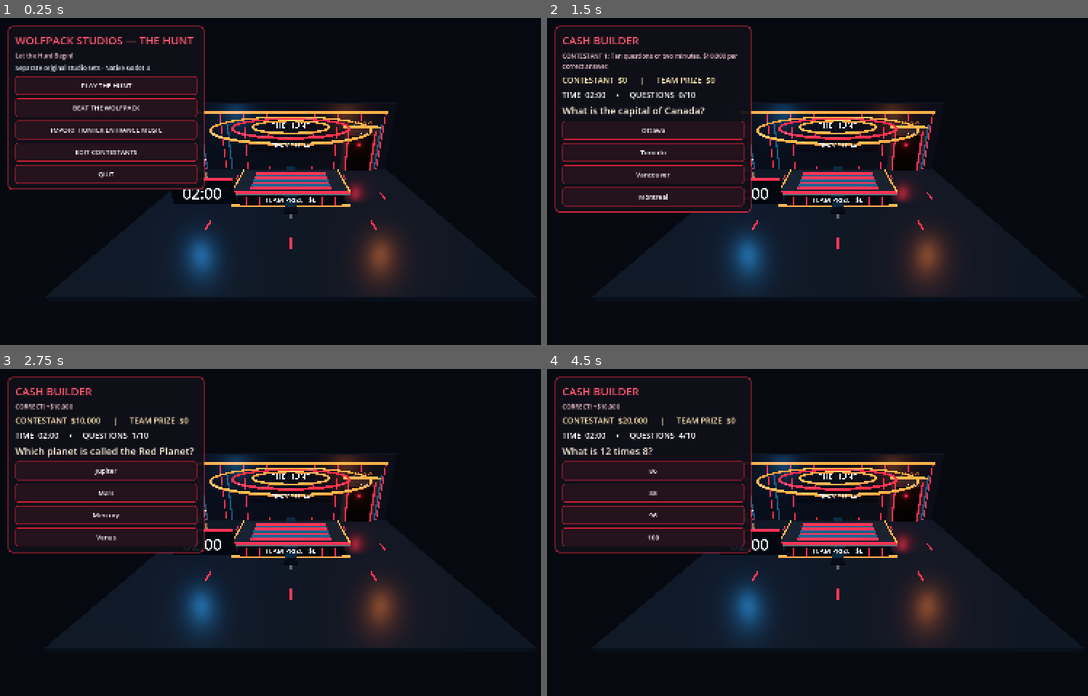
Above: before the commit, frames 1-4 (two rows, left to right).
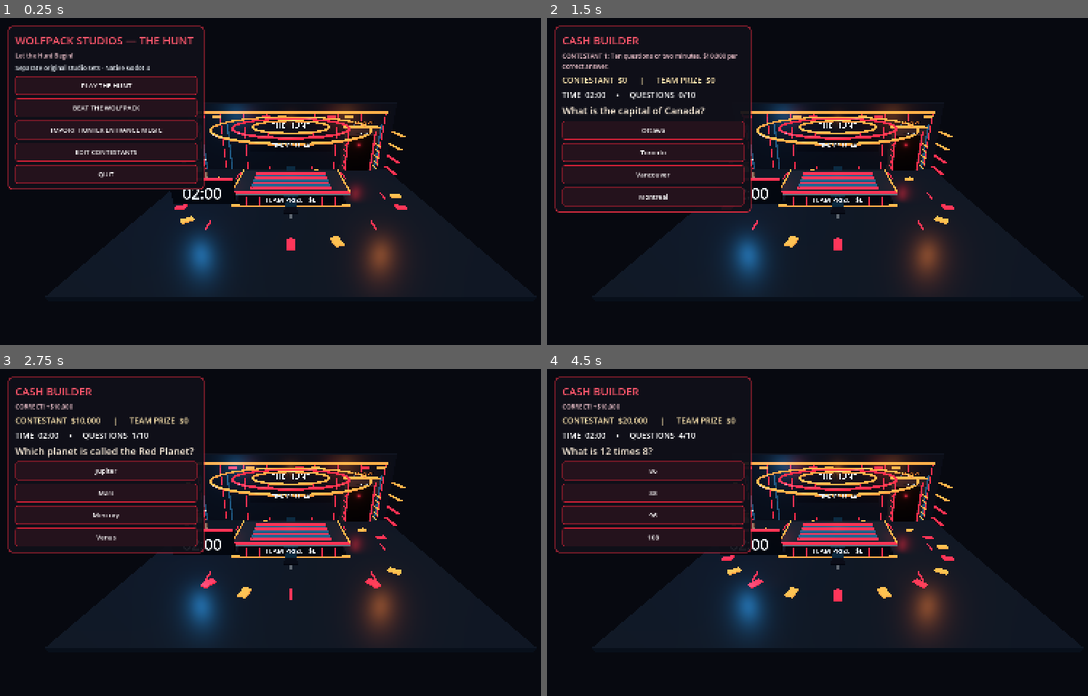
Above: after the commit, the same moments.

Repository: Becksploder2/The-Hunt
Game: Godot game, scene res://main.tscn
The game is run twice, just before and just after one commit, with the same random seed, the same clock (stepped at 60 frames per second) and the same inputs.
Inputs:
- Up to frame 1 (0.25 s): no input
- Up to frame 2 (1.5 s): click "PLAY THE HUNT" at 0.5 s; click "START CASH BUILDER" at 1.25 s
- Up to frame 3 (2.75 s): click "Ottawa" at 2 s
- Up to frame 4 (4.5 s): click "Jupiter" at 2.75 s; click "Five" at 3.5 s; click "Gold" at 4.25 s

The runs differ from the first frame. In frame 1, 0.6% of the frame differs, in the area x 32-76%, y 29-72%; in frame 2, 0.5%; in frame 3, 0.6%; in frame 4, 1.0%, in the area x 32-76%, y 26-72%.

Commit message:
Add animated red/gold studio marquee, chasing light sequences, tunnel accents and correct-answer light bursts; connect saved music volume

Diff:
--- a/godot/main.gd
+++ b/godot/main.gd
@@ -86,6 +86,10 @@
 var show_camera: Camera3D
 var board_marks: Array[Label3D] = []
 var host_avatar: Node3D
+var marquee_lamps: Array[OmniLight3D] = []
+var marquee_tiles: Array[MeshInstance3D] = []
+var studio_fx_clock := 0.0
+var studio_burst := 0.0
 var walk_elapsed := 0.0
 var hunter_avatar: Node3D
 var hunter_target: Vector3
@@ -124,6 +128,7 @@
  music_importer.set_anchors_and_offsets_preset(Control.PRESET_FULL_RECT)
  ui.add_child(music_importer)
  music_importer.entrance_theme_changed.connect(_on_theme_changed)
+ music_importer.music_volume_changed.connect(_on_music_volume_changed)
  countdown = Timer.new()
  countdown.wait_time = 1.0
  countdown.timeout.connect(_tick)
@@ -299,8 +304,64 @@
  model.scale.y=clampf(float(look.get("height_inches",66))/66.0,0.84,1.18)
  return model
 
+func _add_stage_spectacle() -> void:
+ # Sweeping ring of practical bulbs and staggered animated red/gold LED tiles.
+ # Mesh light bars are inexpensive and animate independently of the quiz HUD.
+ for i in range(20):
+  var angle := float(i)*TAU/20.0
+  var x := sin(angle)*9.3
+  var z := cos(angle)*6.5-0.4
+  var tile:=_box(studio,Vector3(0.58,0.085,0.86),Vector3(x,0.065,z),RED if i%2==0 else ORANGE,true)
+  tile.rotation.y=angle
+  marquee_tiles.append(tile)
+ for i in range(12):
+  var x := (float(i)-5.5)*1.8
+  var strip:=_box(studio,Vector3(0.95,0.18,0.16),Vector3(x,6.0,-7.66),RED if i%2==0 else ORANGE,true)
+  marquee_tiles.append(strip)
+ for i in range(6):
+  var pod:=OmniLight3D.new()
+  var angle:=float(i)*TAU/6.0
+  pod.position=Vector3(sin(angle)*6.2,5.4,cos(angle)*4.7-0.8)
+  pod.light_color=RED if i%2==0 else ORANGE
+  pod.light_energy=1.6
+  pod.omni_range=7.0
+  studio.add_child(pod)
+  marquee_lamps.append(pod)
+ # Illuminated side wings and layered tunnel surround.
+ for side in [-1.0,1.0]:
+  for height in [0.85,2.1,3.4,4.7]:
+   _box(studio,Vector3(0.24,0.12,2.5),Vector3(side*10.6,height,-4.8),ORANGE if height>3.0 else RED,true)
+ for index in range(5):
+  var y:=0.68+float(index)*0.63
+  _box(studio,Vector3(0.12,0.085,1.5),Vector3(5.96,y,-6.3),RED,true)
+  _box(studio,Vector3(0.12,0.085,1.5),Vector3(9.44,y,-6.3),ORANGE,true)
+
+func _animate_stage_lights(delta: float) -> void:
+ studio_fx_clock+=delta
+ studio_burst=maxf(0.0,studio_burst-delta*1.5)
+ var entrance_mode:=walking or phase=="entrance" or phase=="btw_intro"
+ var pressure_mode:=phase=="head_to_head" and hunter_steps>=player_steps-1
+ var period:=0.18 if entrance_mode else 0.42 if pressure_mode else 0.8
+ var sequence:=int(floor(studio_fx_clock/period))
+ for i in range(marquee_tiles.size()):
+  var tile:=marquee_tiles[i]
+  if is_instance_valid(tile):
+   var active: bool=(i+sequence)%4<=1
+   tile.scale.y=1.25 if active else 0.65
+   tile.visible=active or studio_burst>0.05
+ for i in range(marquee_lamps.size()):
+  var lamp:=marquee_lamps[i]
+  if is_instance_valid(lamp):
+   var strength:=0.75+0.5*(1.0+sin(studio_fx_clock*(7.0 if entrance_mode else 2.0)+float(i)*1.2))
+   lamp.light_energy=strength+studio_burst*2.4
+ if entrance_light != null and is_instance_valid(entrance_light) and not walking:
+  entrance_light.light_energy=(3.5+1.2*sin(studio_fx_clock*1.8)) if entrance_mode else 2.2
+
 func _rebuild_studio() -> void:
  board_marks.clear()
+ marquee_lamps.clear()
+ marquee_tiles.clear()
+ studio_fx_clock=0.0
  if studio != null:
   studio.queue_free()
  studio = Node3D.new()
@@ -319,6 +380,7 @@
   var theta := float(i)*TAU/8.0
   _box(studio,Vector3(0.10,0.075,1.1),Vector3(sin(theta)*8.2,0.03,cos(theta)*6.4-0.5),RED,true)
  _text(studio,"THE HUNT" if mode == "hunt" else "BEAT THE WOLFPACK",Vector3(0,5.1,-7.65),125,0.007,WHITE)
+ _add_stage_spectacle()
  _arch(studio,7.7,-7.3)
  entrance_banner=_text(studio,"HUNTER'S LAIR",Vector3(7.7,4.45,-6.52),42,0.005,WHITE)
  entrance_light=OmniLight3D.new()
@@ -551,6 +613,9 @@
   panel.visible=true
   back.queue_free()
  )
+
+func _on_music_volume_changed(value: float) -> void:
+ music_director.set_entrance_volume(value)
 
 func _on_theme_changed(_mode: String,_hunter: String,_path: String) -> void:
  message="Hunter entrance theme saved locally."
@@ -691,6 +756,7 @@
  var correct: bool=choice==int(active_question[2])
  answer_number+=1
  if correct:
+  studio_burst=1.0
   right_answers+=1
   individual_money+=10000 if mode=="hunt" else 1000
  message="CORRECT! +$%s" % _money(10000 if mode=="hunt" else 1000) if correct else "Incorrect."
@@ -762,6 +828,7 @@
  _text(studio,hunter.to_upper(),Vector3(0,4.1,-3.8),60,0.006,ORANGE)
 
 func _process(delta: float) -> void:
+ _animate_stage_lights(delta)
  if walking and hunter_avatar != null and is_instance_valid(hunter_avatar):
   walk_elapsed+=delta
   var alpha:=clampf(walk_elapsed/4.1,0.0,1.0)
@@ -850,6 +917,7 @@
   _button(active_question[1][i],func() -> void:
    var correct: bool=selected==int(active_question[2])
    if correct:
+    studio_burst=1.0
     player_steps+=1
    else:
     hunter_steps+=1
